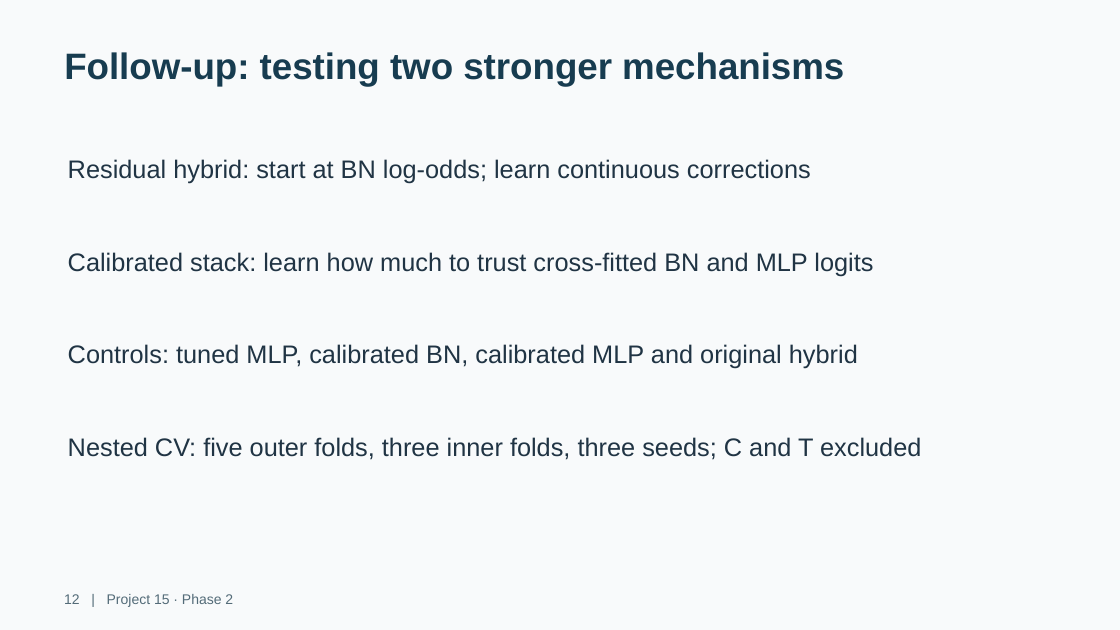
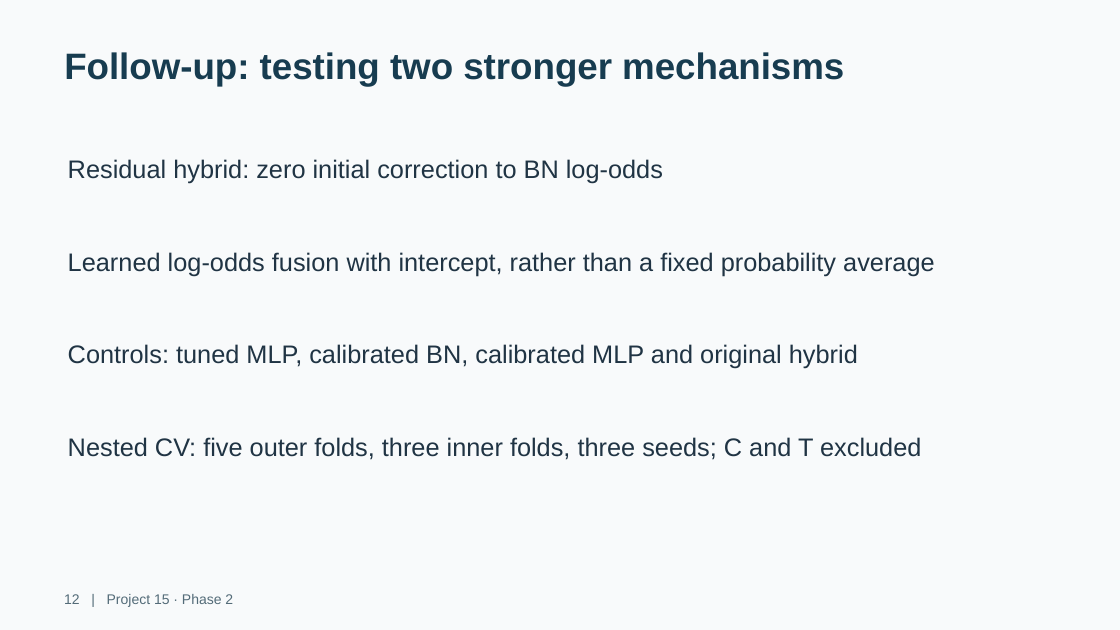
Before and after one commit to nishtha-09-gupta/AML_Capstone_Project, a slide deck: slide 12 of docs/phase2/phase2_presentation_with_followup.pptx. Drawn at 1120x630 pixels with LibreOffice and Linux fonts; fonts in the diff are those of the drawing. Boxes give left, top, right and bottom in pixels: in the first picture for what was removed or moved away, otherwise in the second. Text is boxed around its words. In the diff, an @@ line names an element or a change of style, - is before the commit and + after.

```diff
--- a/docs/phase2/phase2_presentation_with_followup.pptx
+++ b/docs/phase2/phase2_presentation_with_followup.pptx
@@ text at [68, 159, 663, 183]: text changed @@
-Residual hybrid: start at BN log-odds; learn continuous corrections
+Residual hybrid: zero initial correction to BN log-odds
@@ text at [68, 252, 935, 276]: text changed @@
-Calibrated stack: learn how much to trust cross-fitted BN and MLP logits
+Learned log-odds fusion with intercept, rather than a fixed probability average
```
Also in this commit, not shown: 5 other slides changed, 13 other files.
